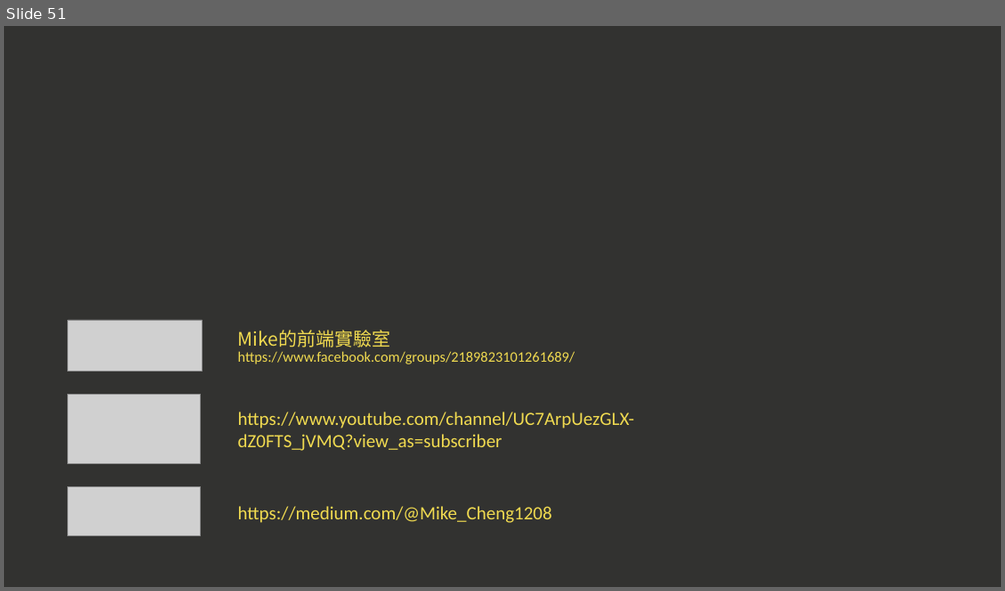
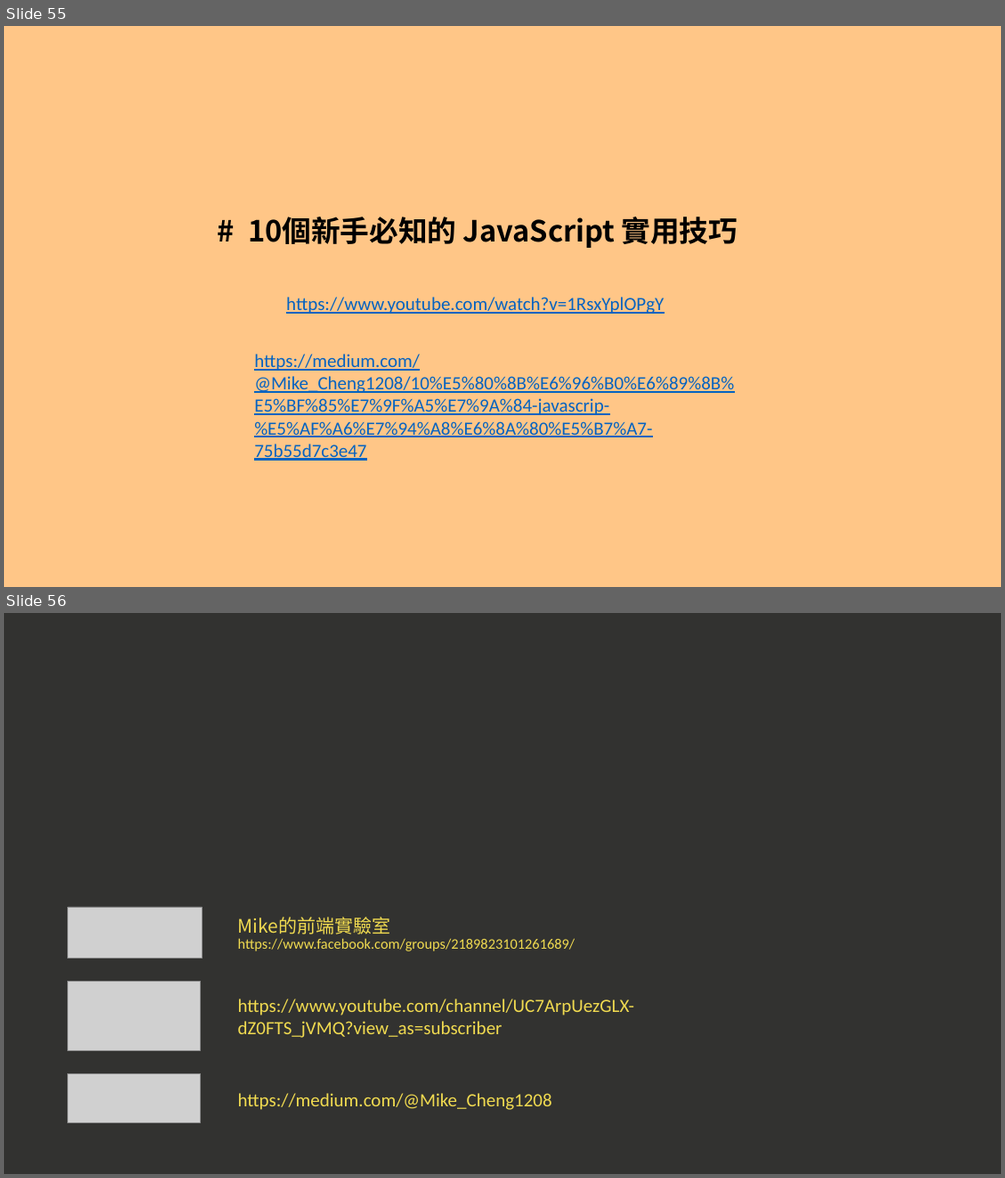
Before and after one commit to a23246542/JS_course_Intermediate_example, a slide deck: 現代 JavaScript 職人之路｜ 中階篇.pptx. Shown one above the other, each under a label of ours: slide 51 before the commit, slides 55 and 56 after it. The pictures are 1005x591 and 1005x1178 pixels, drawn with LibreOffice and Linux fonts; fonts in the diff are those of the drawing; grey boxes stand for pictures. Boxes give left, top, right and bottom in pixels: in the first picture for what was removed or moved away, otherwise in the second. Text is boxed around its words. In the diff, an @@ line names an element or a change of style, - is before the commit and + after.

```diff
--- a/現代 JavaScript 職人之路｜ 中階篇.pptx
+++ b/現代 JavaScript 職人之路｜ 中階篇.pptx
@@ slide 55 added at (x1=4, y1=26, x2=1001, y2=587), background #FFC687 @@
@@ text added at (x1=248, y1=216, x2=738, y2=248), 28 pt, text #000000, bold @@
+# 10個新手必知的 JavaScript 實用技巧
@@ text added at (x1=286, y1=297, x2=663, y2=313), 18 pt, text #0563C1, underline @@
+https://www.youtube.com/watch?v=1RsxYplOPgY
@@ text added at (x1=254, y1=354, x2=734, y2=437), 18 pt, text #0563C1, underline @@
+https://medium.com/@Mike_Cheng1208/10%E5%80%8B%E6%96%B0%E6%89%8B%E5%BF%85%E7%9F%A5%E7%9A%84-javascrip-%E5%AF%A6%E7%94%A8%E6%8A%80%E5%B7%A7-75b55d7c3e47
@@ what was slide 51 is now slide 56 @@
```
Also in this commit, not shown: 7 slides changed, 4 other slides added.
